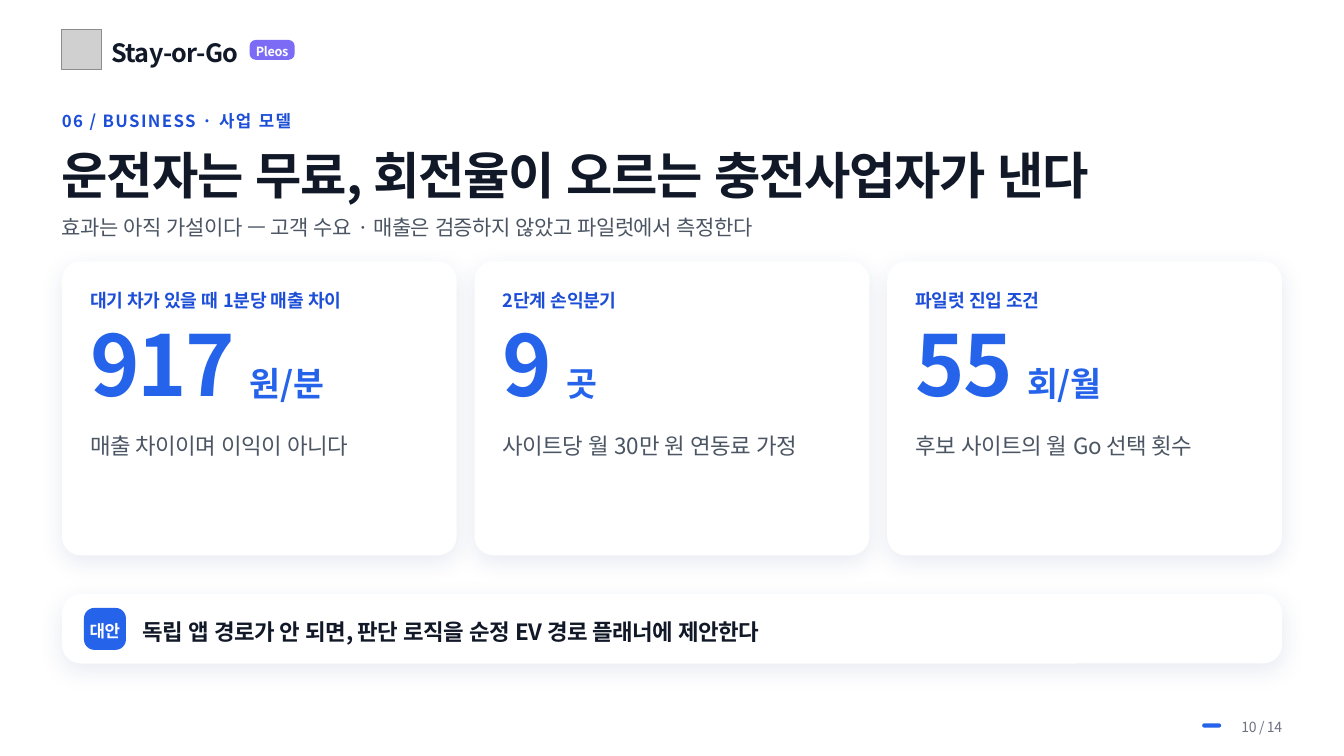
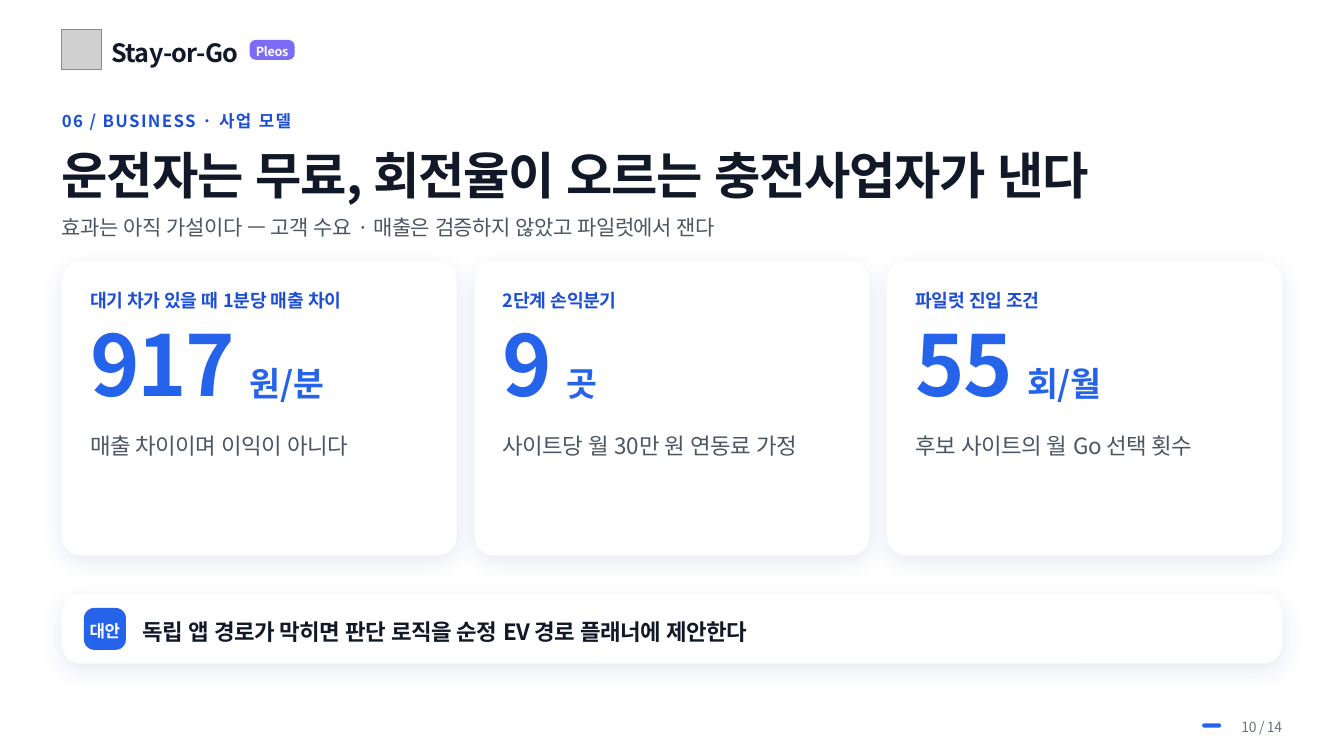
Before and after one commit to NL-Hackerton/Hyundai-Car-App-Challenge-2026, a slide deck: slide 10 of pt/대학생_김&양_Stay-or-Go.pptx. Drawn at 1344x756 pixels with LibreOffice and Linux fonts; fonts in the diff are those of the drawing; grey boxes stand for pictures; background and template pictures are left out. Boxes give left, top, right and bottom in pixels: in the first picture for what was removed or moved away, otherwise in the second. Text is boxed around its words. In the diff, an @@ line names an element or a change of style, - is before the commit and + after.

```diff
--- a/pt/대학생_김&양_Stay-or-Go.pptx
+++ b/pt/대학생_김&양_Stay-or-Go.pptx
@@ text at [62, 217, 715, 237]: text changed @@
-효과는 아직 가설이다 — 고객 수요 · 매출은 검증하지 않았고 파일럿에서 측정한다
+효과는 아직 가설이다 — 고객 수요 · 매출은 검증하지 않았고 파일럿에서 잰다
@@ text at [143, 621, 747, 642]: text changed @@
-독립 앱 경로가 안 되면, 판단 로직을 순정 EV 경로 플래너에 제안한다
+독립 앱 경로가 막히면 판단 로직을 순정 EV 경로 플래너에 제안한다
```
Also in this commit, not shown: 3 other slides changed, 8 other files.
